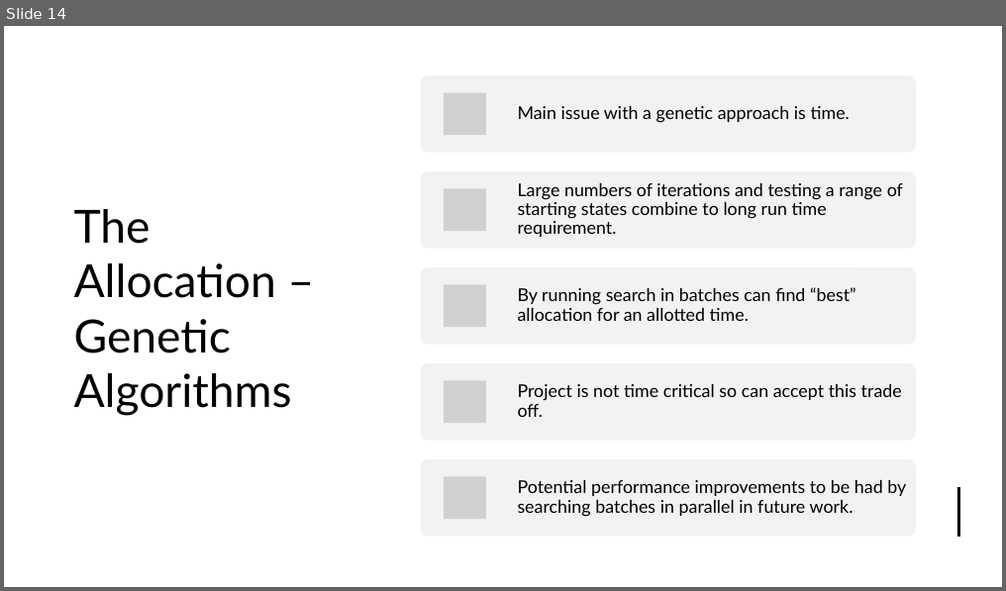
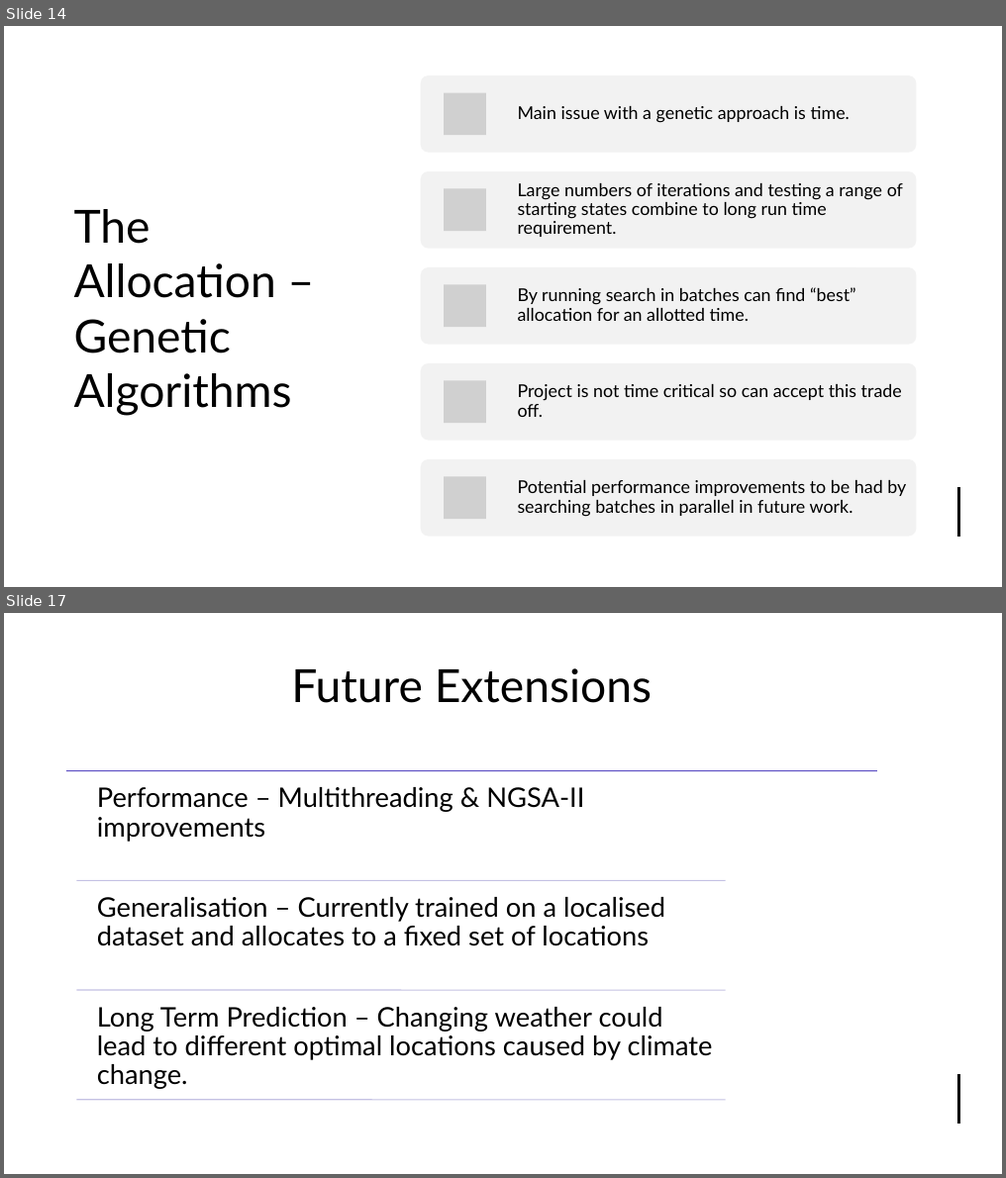
Before and after one commit to james-a-page/CS310Project, a slide deck: Documents/Presentation/ProjectPresentation-JamesPage.pptx. Shown one above the other, each under a label of ours: slide 14 before the commit, slides 14 and 17 after it; the slides between them are not shown. The pictures are 1006x591 and 1006x1178 pixels, drawn with LibreOffice and Linux fonts; fonts in the diff are those of the drawing; grey boxes stand for pictures. Boxes give left, top, right and bottom in pixels: in the first picture for what was removed or moved away, otherwise in the second. Text is boxed around its words. In the diff, an @@ line names an element or a change of style, - is before the commit and + after.

```diff
--- a/Documents/Presentation/ProjectPresentation-JamesPage.pptx
+++ b/Documents/Presentation/ProjectPresentation-JamesPage.pptx
@@ slide 17 added at (x1=4, y1=613, x2=1002, y2=1174), background #FFFFFF; not listed: 1 template element that a slide beside it also shows @@
@@ rectangle added at (x1=4, y1=613, x2=1002, y2=1174), fill #FFFFFF @@
@@ rectangle added at (x1=4, y1=613, x2=1002, y2=748), fill #FFFFFF @@
@@ title added at (x1=291, y1=668, x2=651, y2=703), 44 pt, text #000000 @@
+Future Extensions
@@ line added from (959, 1075) to (959, 1124), #000000 3 pt @@
@@ group added at (x1=66, y1=771, x2=877, y2=1100): 4 lines, 3 texts @@
+Performance – Multithreading & NGSA-II improvements
+Generalisation – Currently trained on a localised dataset and allocates to a fixed set of locations
+Long Term Prediction – Changing weather could lead to different optimal locations caused by climate change.
```
Also in this commit, not shown: 6 slides changed, 1 slide removed, 14 other files.
